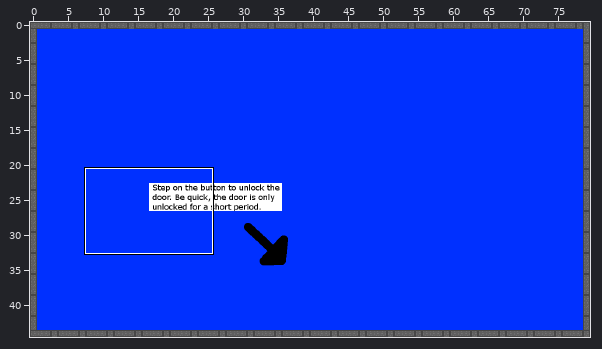
One commit to this Tiled map: android/assets/levels/level4.tmx. The first picture is a wide view before the edit; the outline marks the close-up.
Close-up. As it was:
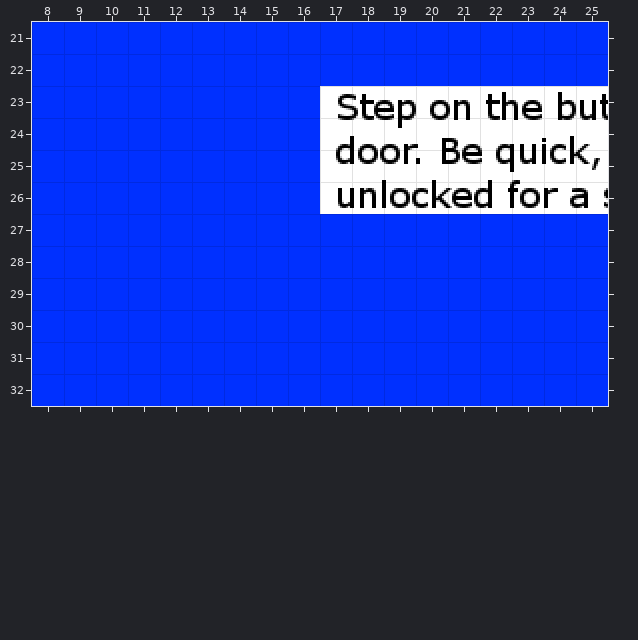
Cells are 16x16 px. Shown: x 8..25, y 21..32. The commit also changed other parts of the map, which this record leaves out.
And afterwards:
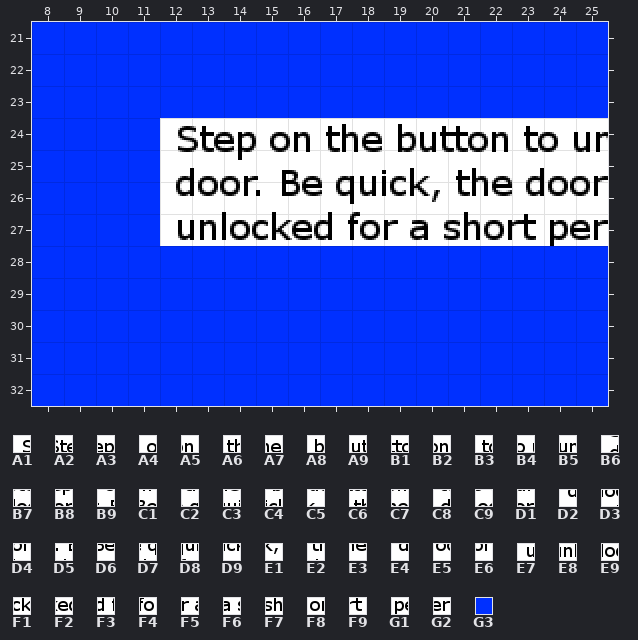
Key: from "button": A1 20, A2 21, A3 22, A4 23, A5 24, A6 25, A7 26, A8 27, A9 28, B1 29, B2 30, B3 31, B4 32, B5 33, B6 40, B7 41, B8 42, B9 43, C1 44, C2 45, C3 46, C4 47, C5 48, C6 49, C7 50, C8 51, C9 52, D1 53, D2 60, D3 61, D4 62, D5 63, D6 64, D7 65, D8 66, D9 67, E1 68, E2 69, E3 70, E4 71, E5 72, E6 73, E7 80, E8 81, E9 82, F1 83, F2 84, F3 85, F4 86, F5 87, F6 88, F7 89, F8 90, F9 91, G1 92, G2 93; from "straight arrow": G3 5.
__ is an empty cell.
Tiles replaced or removed in this view: A1, A2, A3, A4, A5, A6, A7, A8, A9, B6, B7, B8, B9, C1, C2, C3, C4, C5, D2, D3, D4, D5, D6, D7, D8, D9, E1, E7, E8, E9, F1, F2, F3, F4, F5, F6, G3.
The edit:
Changed rows in their new state; .. is an unchanged cell.
Layer "Tile Layer 1":
first column x 12:
23 .. .. .. .. .. G3 G3 G3 G3 G3 G3 G3 G3 G3
24 A1 A2 A3 A4 A5 A6 A7 A8 A9 B1 B2 B3 B4 B5
25 B6 B7 B8 B9 C1 C2 C3 C4 C5 C6 C7 C8 C9 D1
26 D2 D3 D4 D5 D6 D7 D8 D9 E1 E2 E3 E4 E5 E6
27 E7 E8 E9 F1 F2 F3 F4 F5 F6 F7 F8 F9 G1 G2
Pixel boxes of the changes (left, top, right, bottom) in both close-ups:
changed: (160, 86, 608, 246)
